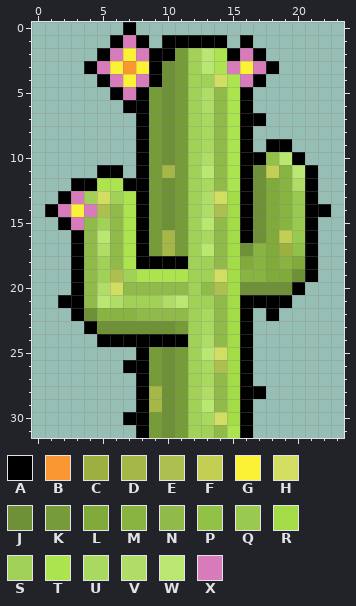
Pixel-art sprite, stored at sprites/Cactos1_spr/layers/a88ce140-574c-46b8-bc04-39d116456b40/bc825e12-869f-45c0-a8b5-2a4cd0fc222d.png. Above is the file before it was changed.
The file is 24x32 pixels. Colours within 5 levels of each other are drawn and written as one.
Palette (. is transparent): A #000000  B #fb9732  C #9daf3f  D #a5b747  E #adbf4f  F #c2cf52  G #fbf236  H #d2de62  J #6e9036  K #769b39  L #80ab3a  M #88b442  N #90bb4a  P #92c147  Q #9ac94f  R #a4dc48  S #a2d157  T #ace450  U #aad95f  V #b0dc68  W #bae771  X #d77bba
Pixels before, first column x 1:
 0 ......A...............
 1 .....AXA.AAAAA.A......
 2 ....AXGXAAKSWTAXA.....
 3 ...AXGBGAJKSWTXGXA....
 4 ....AXGXAJKSSHTXA.....
 5 .....AXAKJKSVNTA......
 6 ......AAKJKSVNTA......
 7 .......AKJKSUNTAA.....
 8 .......AKJKSUNTA......
 9 .......AKJKSUNTA.AA...
10 .......AKJKSVNTAAPWA..
11 ....AA.AKDKSWNTAJFMWA.
12 ..AATTAAKJKSUNTAJLMVA.
13 .AXSHSTAKJKSVHRAJLMQA.
14 AXGXENTAKJKSVERAJLMQAA
15 .AXNSNTAKJKSWNRAJLMQA.
16 ..ANWNTAKDKSUNRAJLFQA.
17 ..ANVNTAKDKSWNRJMLCPA.
18 ..ANSNTAAAASSNRLMLMLA.
19 ..ANSESTTTTSSHRMMLLJA.
20 ..ANVHNNNNNSNERJJJJA..
21 .AANWVSSSVWSSNRAAAA...
22 ..AJMMMNNNNSUNRA.A....
23 ...AJJJJJJKSUNRA......
24 ....AAAAAAASVNRA......
25 .......AKJKSWHRA......
26 ......AAKJKSUERA......
27 .......AKJKSUNRA......
28 .......ADJKSVNRAA.....
29 .......ADJKSWNRA......
30 ......AAKJKSUHRA......
31 .......AKJKSSNTA......
After:
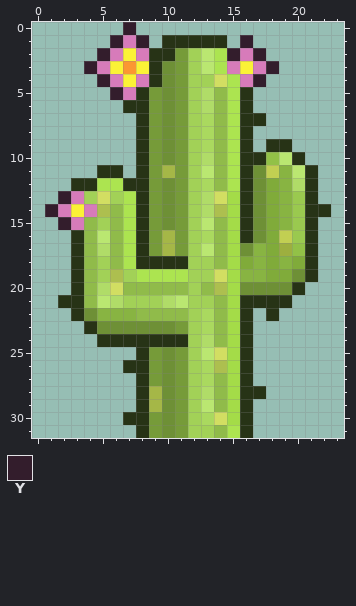
Colours new in this view: Y #331d2c
Difference:
{"colour":"A","old":"#000000","new":"#273316"}
{"y":0,"x":7,"old":"A","new":"Y"}
{"y":1,"x":6,"old":"A","new":"Y"}
{"y":1,"x":8,"old":"A","new":"Y"}
{"y":1,"x":16,"old":"A","new":"Y"}
{"y":2,"x":5,"old":"A","new":"Y"}
{"y":2,"x":15,"old":"A","new":"Y"}
{"y":2,"x":17,"old":"A","new":"Y"}
{"y":3,"x":4,"old":"A","new":"Y"}
{"y":3,"x":18,"old":"A","new":"Y"}
{"y":4,"x":5,"old":"A","new":"Y"}
{"y":4,"x":17,"old":"A","new":"Y"}
{"y":5,"x":6,"old":"A","new":"Y"}
{"y":13,"x":2,"old":"A","new":"Y"}
{"y":14,"x":1,"old":"A","new":"Y"}
{"y":15,"x":2,"old":"A","new":"Y"}
{"label":"changed","picture_box":[45,22,331,438]}
